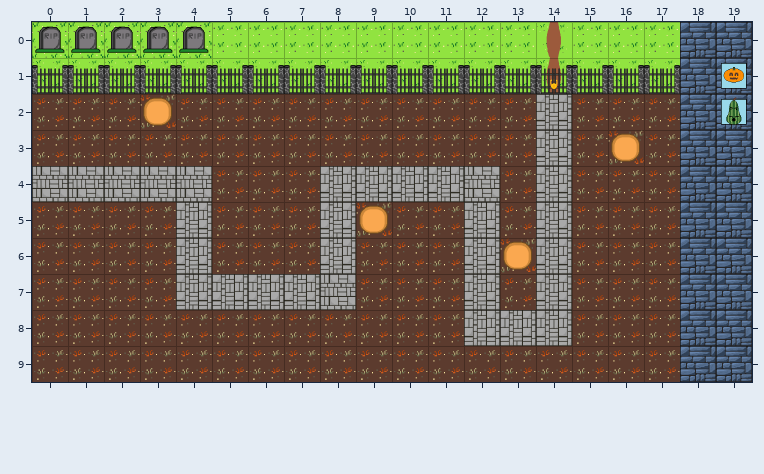
An edit to a level. Tiled map, assets/maps/test_map2bigger.tmx. This is how it looked before the edit.
Cells are 100x100 px. Shown: x 0..19, y 0..9.
Once edited:
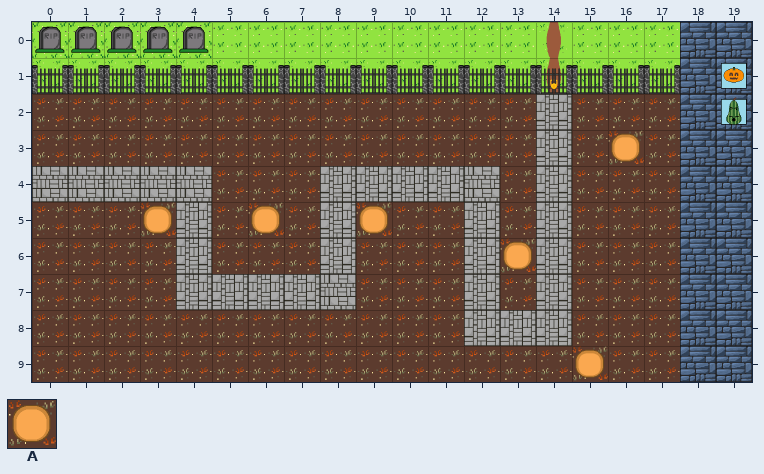
Key: from "selectedpatch_wilted": A 0.
_ is an empty cell, # one hidden under a higher layer.
Difference:
{"where": "layer \"patches\""}
{"y":2,"x":3,"old":"#","new":"_"}
{"where": "layer \"selected_patch\""}
{"y":2,"x":3,"old":"A","new":"_"}
{"y":5,"x":3,"old":"_","new":"A"}
{"y":5,"x":6,"old":"_","new":"A"}
{"y":9,"x":15,"old":"_","new":"A"}
